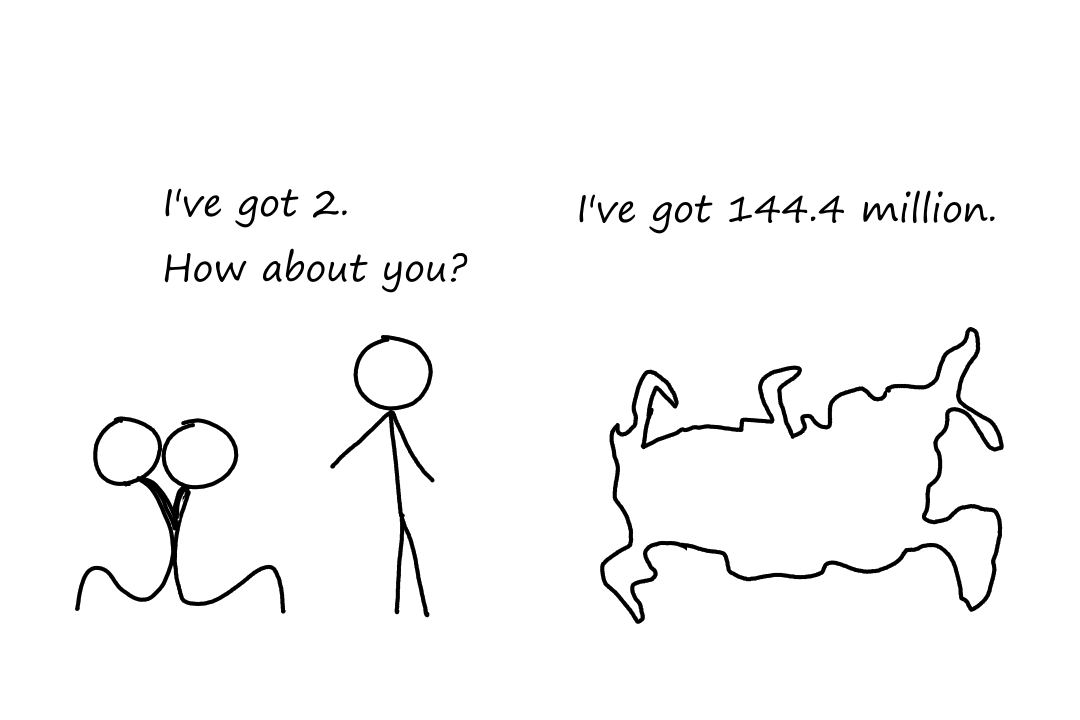
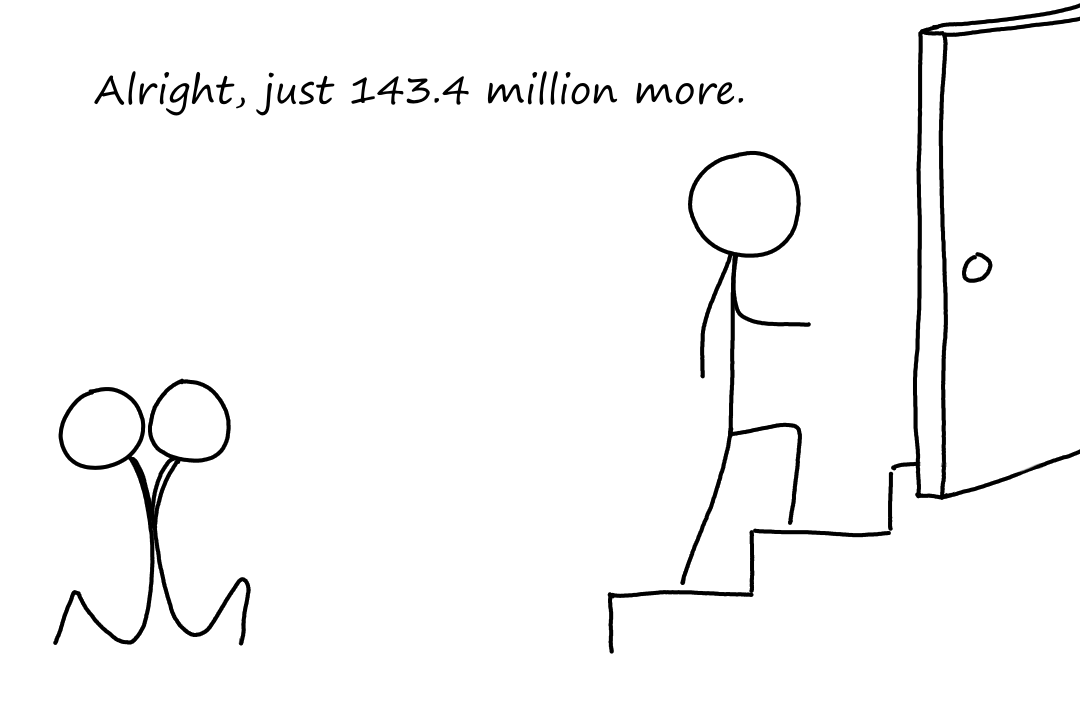
Layer changes from the first 1080×720 image to the second:
renamed "Russia" to "Paint Layer 1", painted on it over left=53, top=3, right=1080, bottom=654
removed layer "Person 3" over left=53, top=378, right=242, bottom=646
removed layer "Person 2" over left=58, top=378, right=286, bottom=630
removed layer "Person 1" over left=276, top=279, right=457, bottom=618
